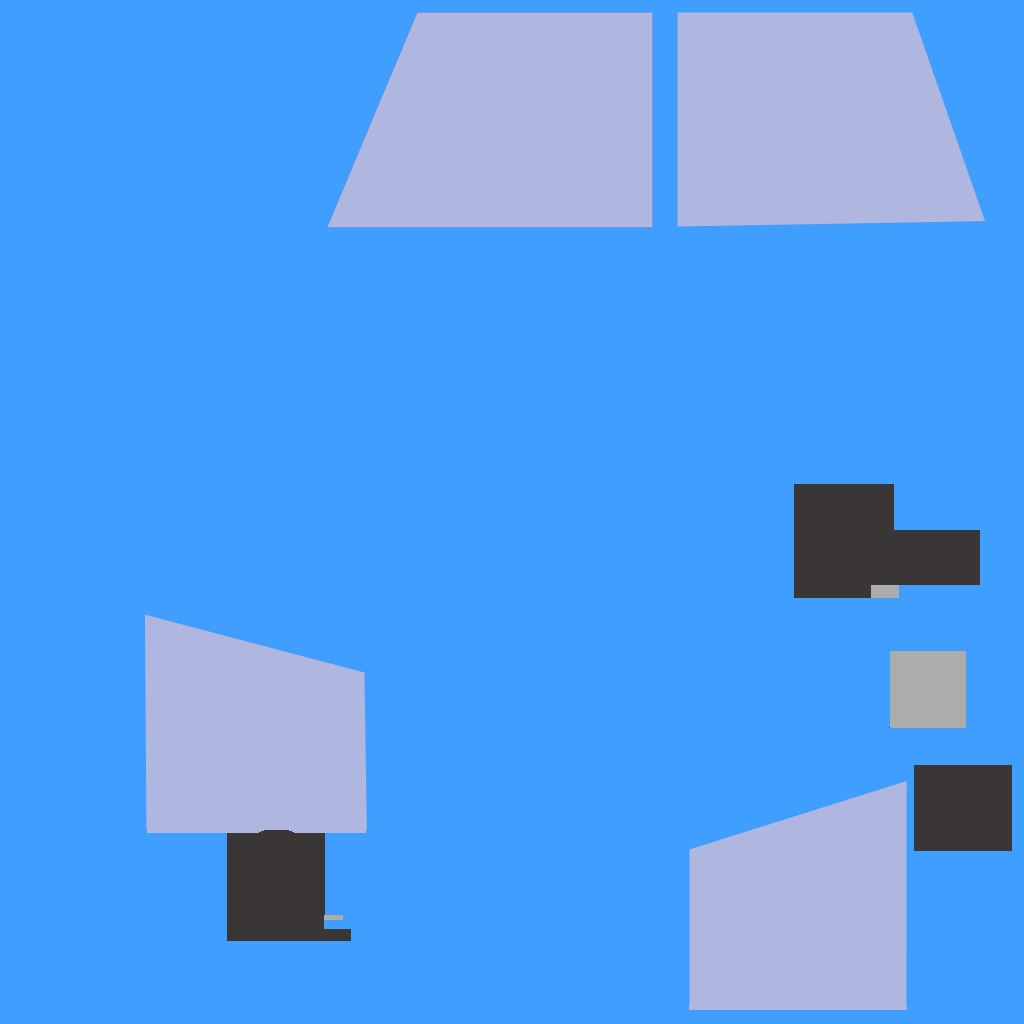
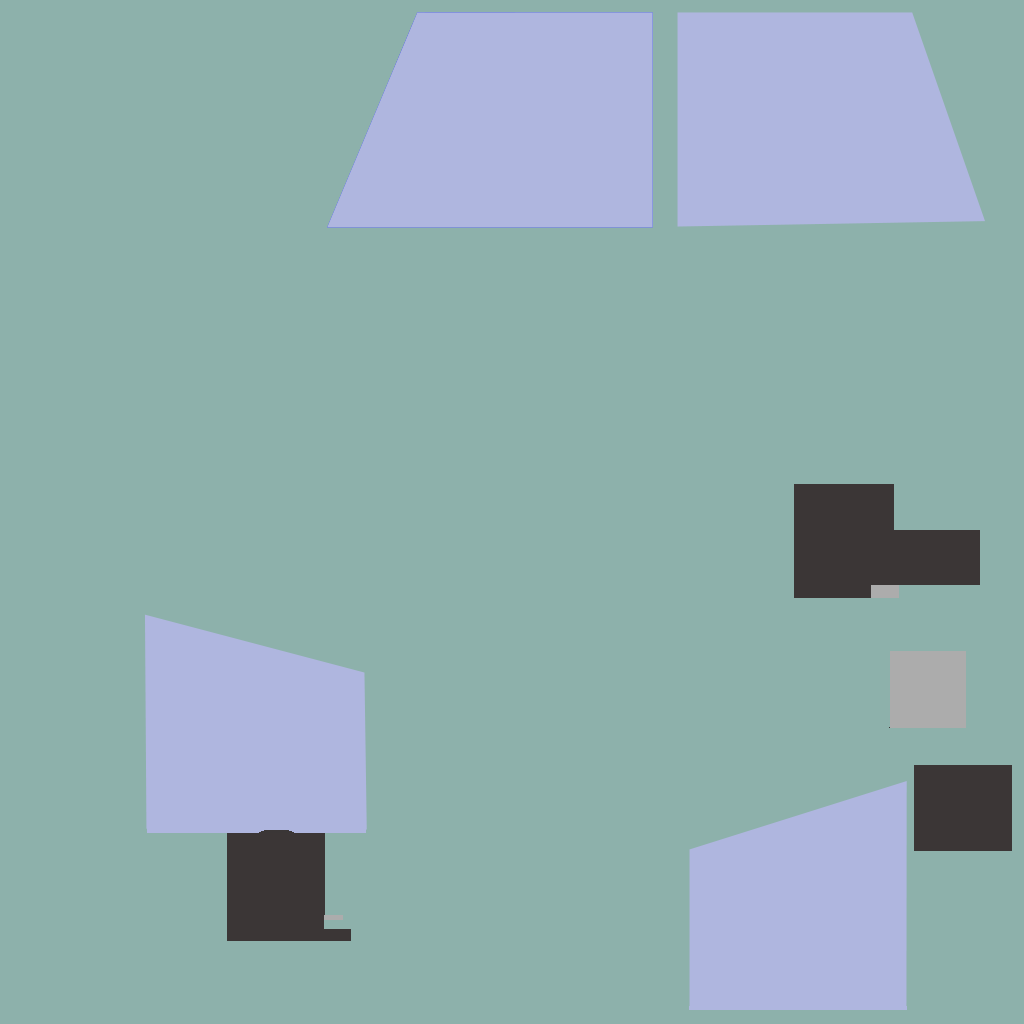
Layer changes from the first w=1024, h=1024 image to the second:
painted on "Base" over bbox(0, 0, 1024, 1024)
